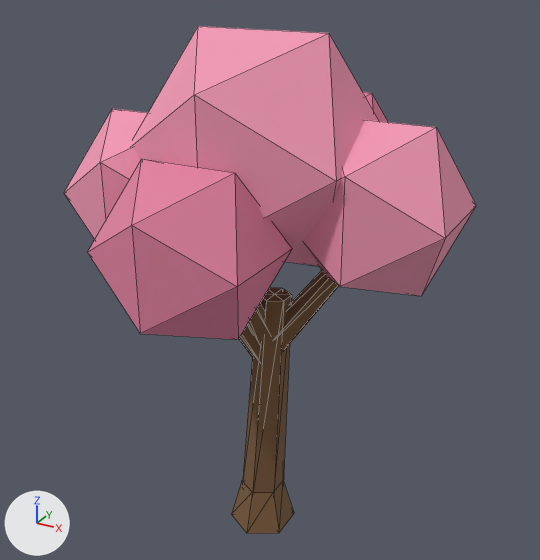
The glTF model assets/glb/blossom-tree.glb, before and after one commit.
Rendered twice from a 50 mm lens placed at (3.16, -5.59, 5.58), pointed at (0.01, 0.14, 2.71). Lighting does not change. The marker at lower left points along +X, +Y and +Z. The picture after the commit comes second. Mesh edges are drawn as thin lines. Vertices at exactly the same position are counted once.

The scene before the commit, as lines of its bpy script (objects in view):
```python
me_blossom_tree_mesh = bpy.data.meshes.new('blossom-tree_mesh')
me_blossom_tree_mesh.from_pydata(...)  # 127 vertices, 208 faces; spans x -1.75..1.75, y -1.68..1.67, z 0.0..5.0
# faces by material slot: [108, 60, 40]
me_blossom_tree_mesh.materials.append(mat_post_7a5a3c)  # brown #7a5a3c
me_blossom_tree_mesh.materials.append(mat_blossom_f299b5)  # pink #f299b5
me_blossom_tree_mesh.materials.append(mat_blossomshade_e182a1)  # pink #e182a1
ob_blossom_tree = bpy.data.objects.new('blossom-tree', me_blossom_tree_mesh)
ob_blossom_tree.location = (0.0, 0.0, 0.0)
```
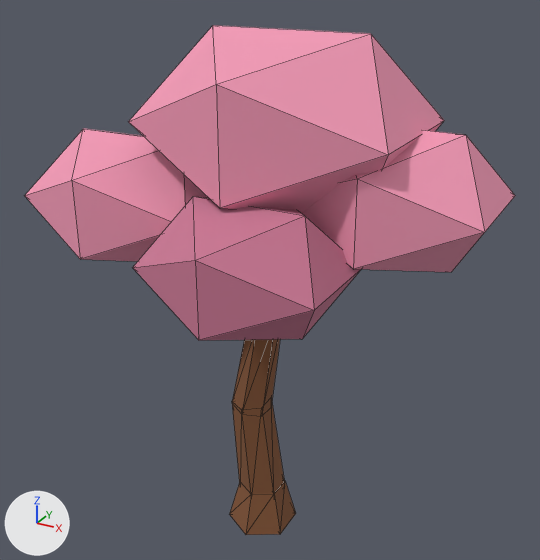
The change, as a diff of the scene's bpy script:
```diff
--- a/assets/glb/blossom-tree.glb.py
+++ b/assets/glb/blossom-tree.glb.py
@@ mat_blossomshade_c97894 @@
+mat_blossomshade_c97894 = principled_material('blossomShade_c97894')
+mat_blossomshade_c97894.base_color = (0.584, 0.188, 0.296)  # pink #c97894
+mat_blossomshade_c97894.roughness = 0.95
@@ mat_frametimber_825435 @@
+mat_frametimber_825435 = principled_material('frameTimber_825435')
+mat_frametimber_825435.base_color = (0.223, 0.0887, 0.0356)  # brown #825435
+mat_frametimber_825435.roughness = 0.95
@@ me_blossom_tree_mesh @@
 # used by ob_blossom_tree; location = (0.0, 0.0, 0.0)
-me_blossom_tree_mesh.from_pydata(...)  # 127 vertices, 208 faces; spans x -1.75..1.75, y -1.68..1.67, z 0.0..5.0
-me_blossom_tree_mesh.materials.append(mat_post_7a5a3c)  # brown #7a5a3c
+me_blossom_tree_mesh.from_pydata(...)  # 140 vertices, 232 faces; spans x -2.16..2.05, y -1.57..1.55, z 0.0..5.0
+# me_blossom_tree_mesh part 1: a new loose piece, an icosphere of 20 faces spanning x -0.94..1.38, y -1.03..1.15, z 3.52..5.0, in mat_blossom_f299b5 (pink #f299b5)
+# me_blossom_tree_mesh part 2: a new loose piece, an icosphere of 20 faces spanning x -2.16..-0.32, y -1.04..0.6, z 2.88..4.04, in mat_blossom_f299b5 (pink #f299b5)
+# me_blossom_tree_mesh part 3: a new loose piece, an icosphere of 20 faces spanning x 0.27..2.05, y -0.62..1.02, z 3.12..4.28, in mat_blossom_f299b5 (pink #f299b5)
+# me_blossom_tree_mesh part 4: a new loose piece, an icosphere of 20 faces spanning x -0.44..1.16, y -1.57..-0.15, z 2.77..3.79, in mat_blossomshade_c97894 (pink #c97894)
+# me_blossom_tree_mesh part 5: the loose piece of 12 vertices spanning x -0.01..1.09, y -0.14..0.32, z 2.03..3.45 is rebuilt with 12 vertices and now spans x -0.05..1.03, y -0.14..0.26, z 2.26..3.48, in mat_frametimber_825435 (brown #825435)
+# me_blossom_tree_mesh part 6: the loose piece of 12 vertices spanning x -1.05..0.19, y -0.29..0.12, z 1.86..3.35 is rebuilt with 12 vertices and now spans x -1.11..0.11, y -0.25..0.12, z 2.18..3.32, in mat_frametimber_825435 (brown #825435)
+# me_blossom_tree_mesh part 7: a new loose piece of 14 vertices spanning x -0.27..0.19, y -0.24..0.16, z 1.35..2.44, in mat_frametimber_825435 (brown #825435)
+# me_blossom_tree_mesh part 8: the loose piece of 12 vertices spanning x -0.8..0.6, y -1.68..-0.28, z 2.68..4.08 is deleted
+# me_blossom_tree_mesh part 9: the loose piece of 12 vertices spanning x 0.29..1.75, y -0.53..0.93, z 2.85..4.31 is deleted
+# me_blossom_tree_mesh part 10
+# 77 vertices are removed from x -1.75..0.99, y -0.99..1.67, z 0.0..5.0
+# 128 faces are deleted
+# 40 vertices are added at x -0.31..0.31, y -0.36..0.84, z 0.0..3.39
+# 68 new faces join them, mat_frametimber_825435 (brown #825435)
+# other edits to the shape of me_blossom_tree_mesh do not show in these pictures
 me_blossom_tree_mesh.materials.append(mat_blossom_f299b5)
-me_blossom_tree_mesh.materials.append(mat_blossomshade_e182a1)  # pink #e182a1
+me_blossom_tree_mesh.materials.append(mat_frametimber_825435)  # brown #825435
+me_blossom_tree_mesh.materials.append(mat_blossomshade_c97894)  # pink #c97894
```

Location of each change, [x1, y1, x2, y2] in pixels of the pictures (540 x 560 px):
'blossom-tree', reshaped (19% wider)
    before: [64, 26, 476, 534]
    after: [25, 25, 515, 535]
part 1 of me_blossom_tree_mesh, added (pink)
    after: [128, 25, 444, 213]
part 2 of me_blossom_tree_mesh, added (pink)
    after: [25, 128, 209, 261]
part 3 of me_blossom_tree_mesh, added (pink)
    after: [302, 130, 515, 272]
part 4 of me_blossom_tree_mesh, added
    after: [133, 196, 361, 340]
part 5 of me_blossom_tree_mesh, rebuilt (not visible afterwards)
    before: [282, 271, 339, 350]
part 6 of me_blossom_tree_mesh, rebuilt (not visible afterwards)
    before: [239, 325, 258, 360]
part 7 of me_blossom_tree_mesh, added (brown)
    after: [232, 339, 280, 414]
part 8 of me_blossom_tree_mesh, deleted (pink)
    before: [87, 159, 292, 340]
part 9 of me_blossom_tree_mesh, deleted (pink)
    before: [303, 120, 476, 296]
part 10 of me_blossom_tree_mesh, built on
    before: [64, 26, 388, 534]
    after: [229, 401, 296, 535]
